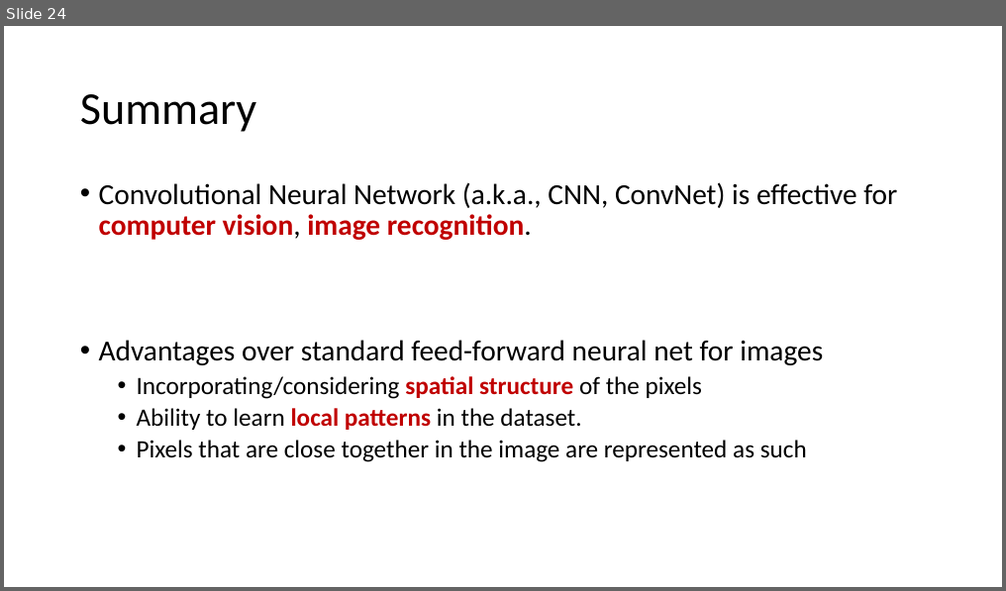
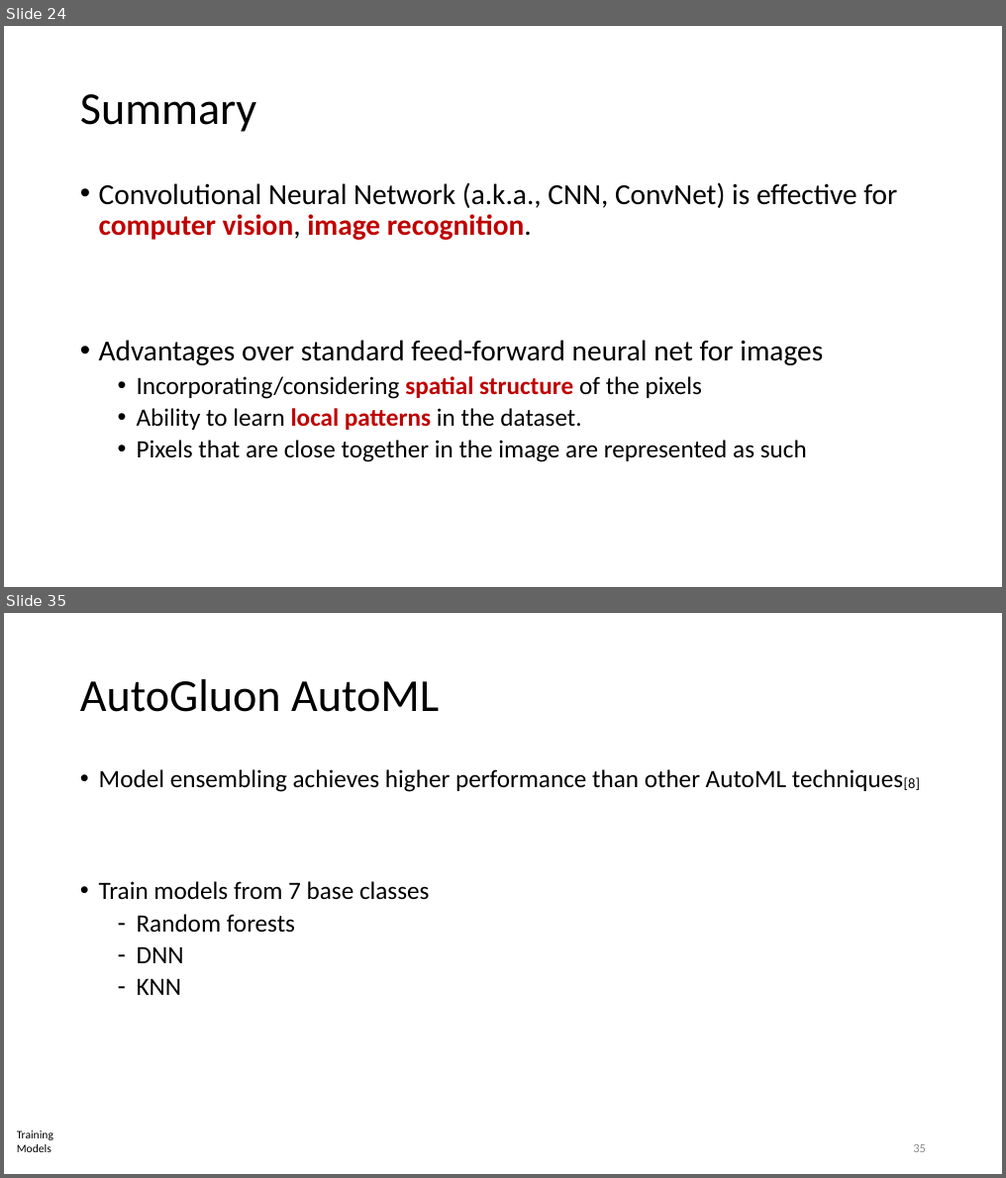
Before and after one commit to noise-lab/ml-systems, a slide deck: docs/slides/13-Deep-Learning.pptx. Shown one above the other, each under a label of ours: slide 24 before the commit, slides 24 and 35 after it; the slides between them are not shown. The pictures are 1006x591 and 1006x1178 pixels, drawn with LibreOffice and Linux fonts; fonts in the diff are those of the drawing. Boxes give left, top, right and bottom in pixels: in the first picture for what was removed or moved away, otherwise in the second. Text is boxed around its words. In the diff, an @@ line names an element or a change of style, - is before the commit and + after.

```diff
--- a/docs/slides/13-Deep-Learning.pptx
+++ b/docs/slides/13-Deep-Learning.pptx
@@ slide 35 added at (4,613,1002,1174), background #FFFFFF @@
@@ title added at (80,679,439,712), 44 pt, text #000000 @@
+AutoGluon AutoML
@@ text added at (99,769,920,995), 24 pt, text #000000 @@
+• Model ensembling achieves higher performance than other AutoML techniques[8]
+• Train models from 7 base classes
+  – Random forests
+  – DNN
+  – KNN
@@ text added at (17,1131,54,1153), 11 pt, text #000000 @@
+Training
+Models
@@ page number added at (913,1145,926,1153), 12 pt, text #8C8C8C @@
+35
```
Also in this commit, not shown: 16 other slides added, 4 other files.
